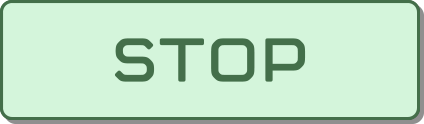
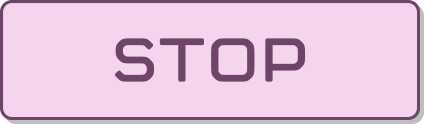
Revision of a layered (424, 124) image; what changed, layer by layer:
added layer "ベクトルスマートオブジェクト のコピー 2" above "色相・彩度1" over [0, 0, 424, 124]
hid "ベクトルスマートオブジェクト のコピー" over [0, 0, 424, 124]
hid "ベクトルスマートオブジェクト" over [0, 0, 424, 124]
